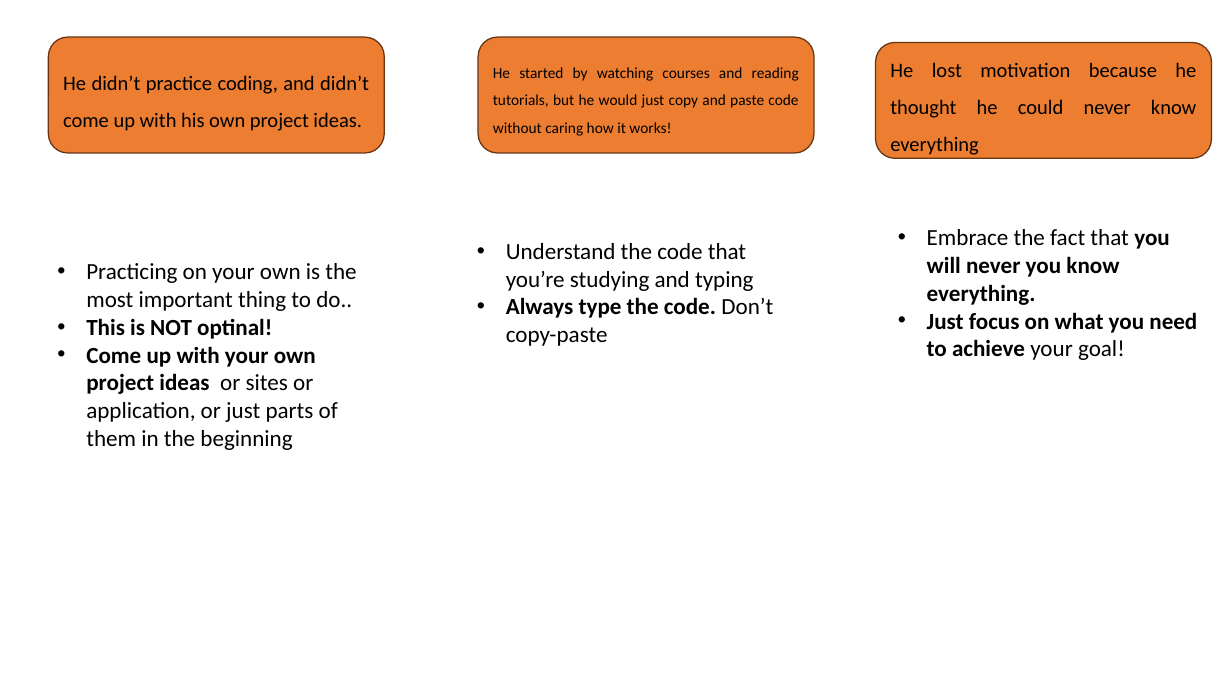
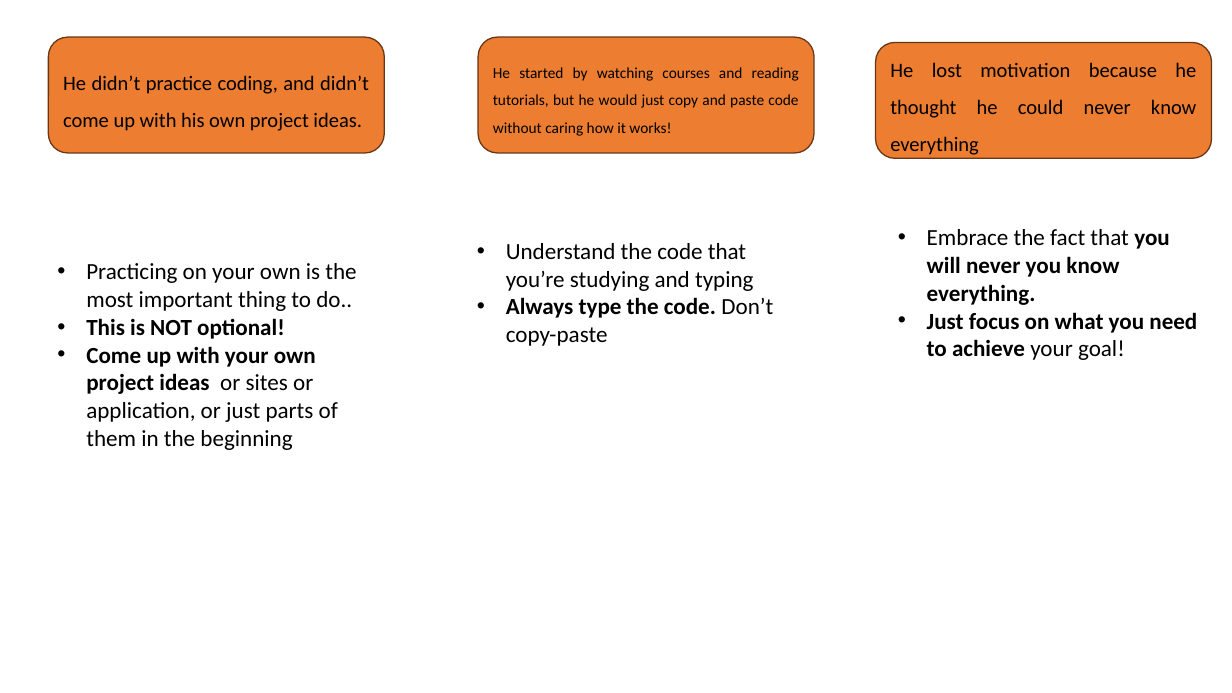
Before and after one commit to PiyushChaturvedii/Batch05, a slide deck: slide 40 of JavaScript.pptx. Drawn at 1232x693 pixels with LibreOffice and Linux fonts; fonts in the diff are those of the drawing. Boxes give left, top, right and bottom in pixels: in the first picture for what was removed or moved away, otherwise in the second. Text is boxed around its words. In the diff, an @@ line names an element or a change of style, - is before the commit and + after.

```diff
--- a/JavaScript.pptx
+++ b/JavaScript.pptx
@@ text at bbox=[86, 318, 285, 339]: text changed @@
-• This is NOT optinal!
+• This is NOT optional!
```
Also in this commit, not shown: 1 other slide changed, 6 slides added, 4 other files.
